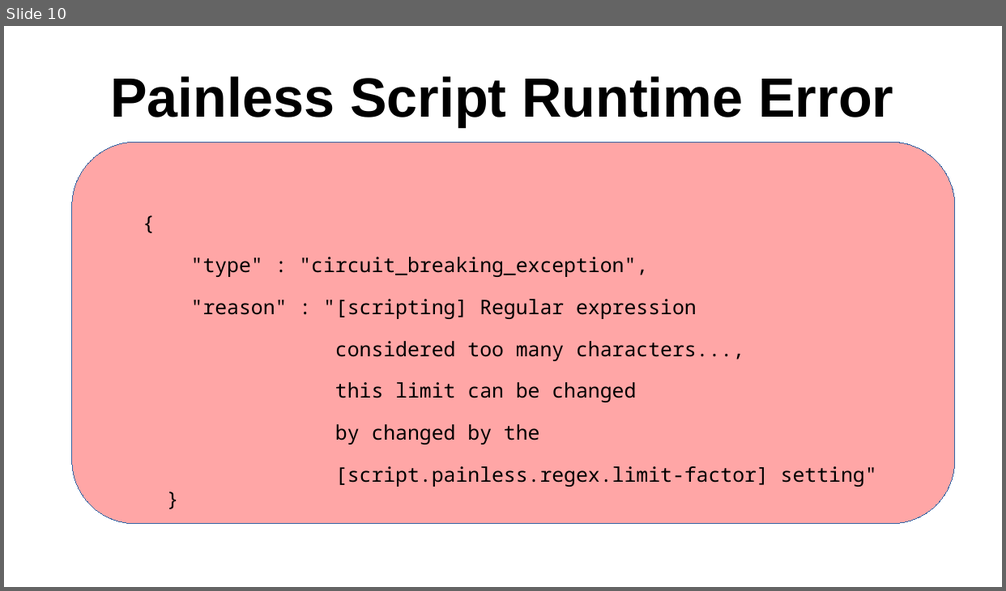
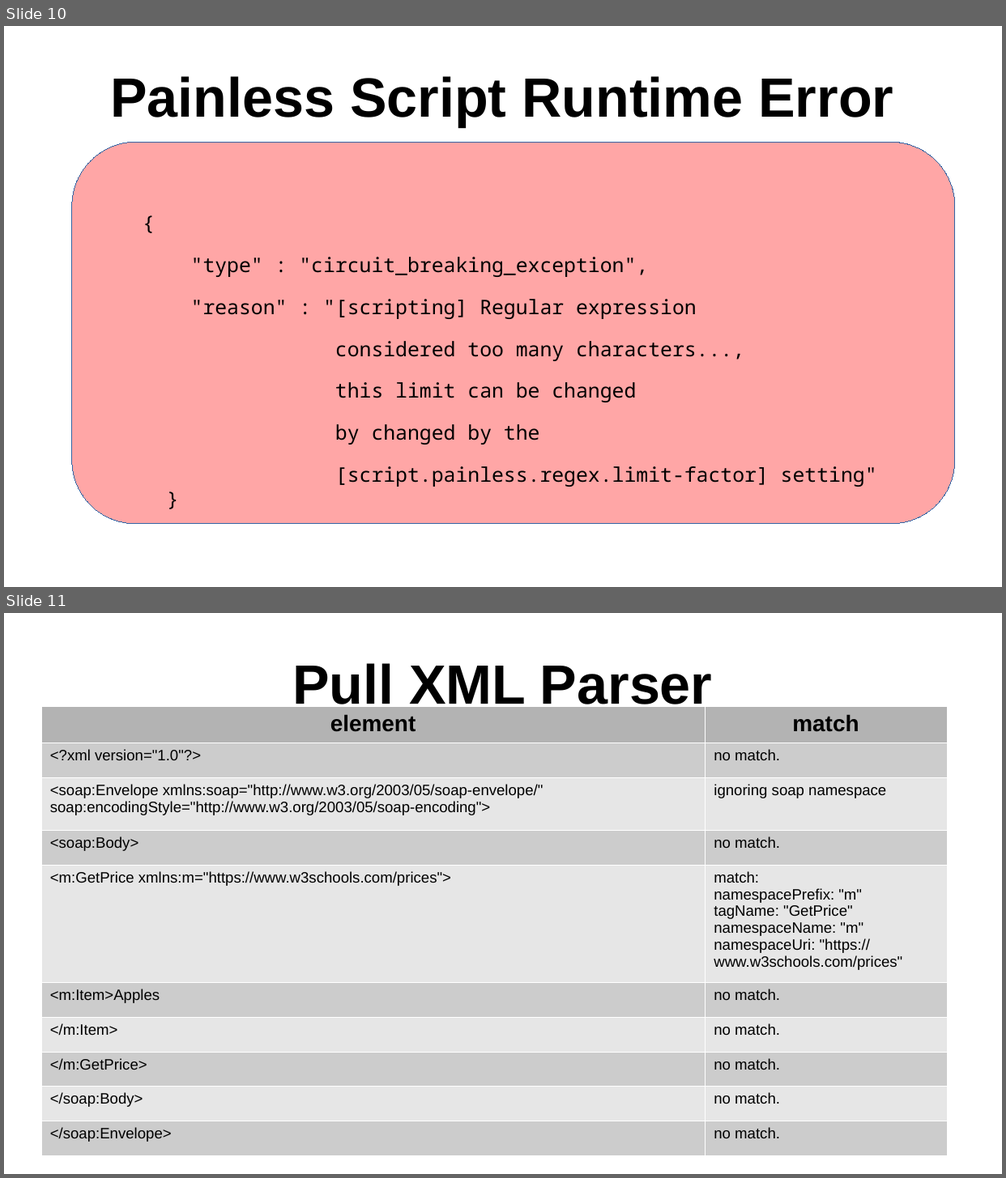
Before and after one commit to sergueik/springboot_study, a slide deck: basic-purejs-xml-parser/Painless Script for Ingesting SOAP Action from SOAP Payload.odp. Shown one above the other, each under a label of ours: slide 10 before the commit, slides 10 and 11 after it. The pictures are 1006x591 and 1006x1178 pixels, drawn with LibreOffice and Linux fonts; fonts in the diff are those of the drawing. Boxes give left, top, right and bottom in pixels: in the first picture for what was removed or moved away, otherwise in the second. Text is boxed around its words. In the diff, an @@ line names an element or a change of style, - is before the commit and + after.

```diff
--- a/basic-purejs-xml-parser/Painless Script for Ingesting SOAP Action from SOAP Payload.odp
+++ b/basic-purejs-xml-parser/Painless Script for Ingesting SOAP Action from SOAP Payload.odp
@@ slide 11 added at <box>4,613,1002,1174</box>, background #FFFFFF @@
@@ title added at <box>292,663,713,714</box>, 44 pt, text #000000, bold @@
+Pull XML Parser
@@ table added at <box>41,706,947,1168</box>, 10 rows, 2 columns @@
+element | match
+<?xml version="1.0"?> | no match.
+<soap:Envelope xmlns:soap="http://www.w3.org/2003/05/soap-envelope/" soap:encodingStyle="http://www.w3.org/2003/05/soap-encoding"> | ignoring soap namespace
+<soap:Body> | no match.
+<m:GetPrice xmlns:m="https://www.w3schools.com/prices"> | match: namespacePrefix: "m" tagName: "GetPrice" namespaceName: "m" namespaceUri: "https://www.w3schools.com/prices"
+<m:Item>Apples | no match.
+</m:Item> | no match.
+</m:GetPrice> | no match.
+</soap:Body> | no match.
+</soap:Envelope> | no match.
```
Also in this commit, not shown: 1 slide changed, 3 other slides added, 1 other file.
